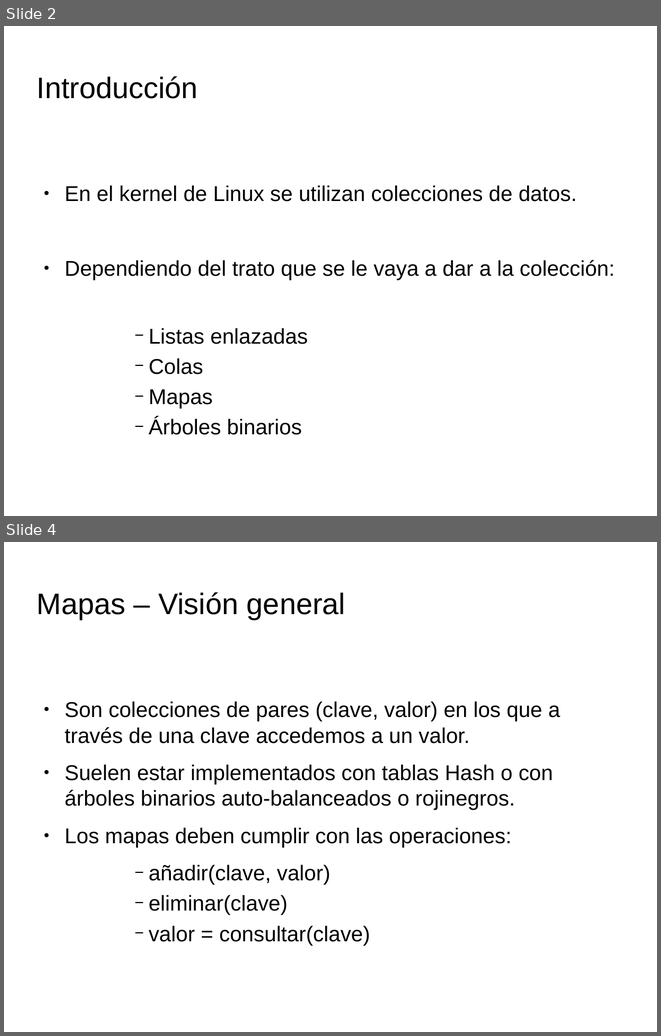
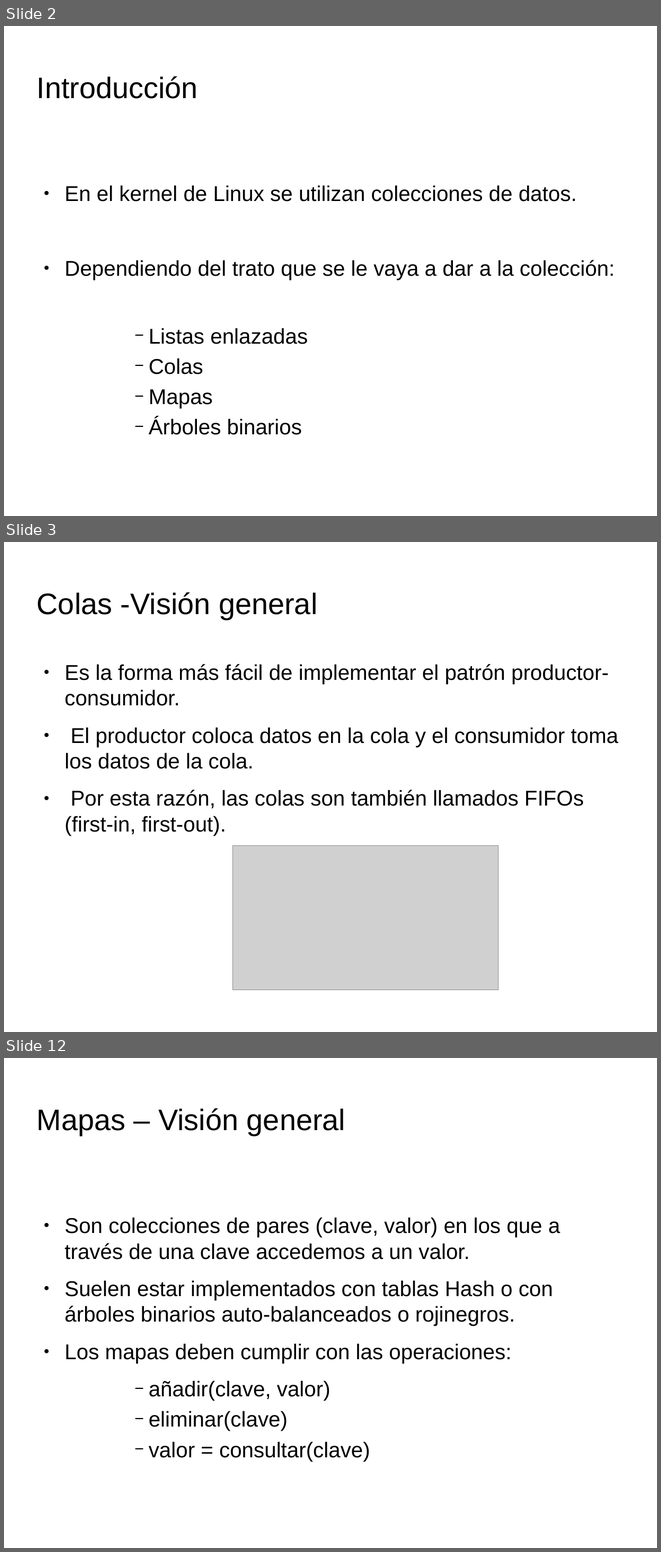
Before and after one commit to tombe85/lin, a slide deck: presentacion/EstructurasDeDatosKernel.odp. Shown one above the other, each under a label of ours: slides 2 and 4 before the commit, slides 2, 3 and 12 after it; the slides between them are not shown. The pictures are 661x1036 and 661x1552 pixels, drawn with LibreOffice and Linux fonts; fonts in the diff are those of the drawing; grey boxes stand for pictures; background and template pictures are left out. Boxes give left, top, right and bottom in pixels: in the first picture for what was removed or moved away, otherwise in the second. Text is boxed around its words. In the diff, an @@ line names an element or a change of style, - is before the commit and + after.

Commit message:
Presentacion: añadido mas datos d las colas

```diff
--- a/presentacion/EstructurasDeDatosKernel.odp
+++ b/presentacion/EstructurasDeDatosKernel.odp
@@ slide 3 added at [4,542,657,1032], background picture (left out) @@
@@ title added at [37,592,317,619], 36 pt, text #000000 @@
+Colas -Visión general
@@ text added at [64,664,618,836], 26 pt, text #000000 @@
+● Es la forma más fácil de implementar el patrón productor-consumidor.
+● El productor coloca datos en la cola y el consumidor toma los datos de la cola.
+● Por esta razón, las colas son también llamados FIFOs (first-in, first-out).
@@ picture added at [233,845,499,989] @@
@@ what was slide 4 is now slide 12 @@
```
Also in this commit, not shown: 8 other slides added, 1 slide removed.
